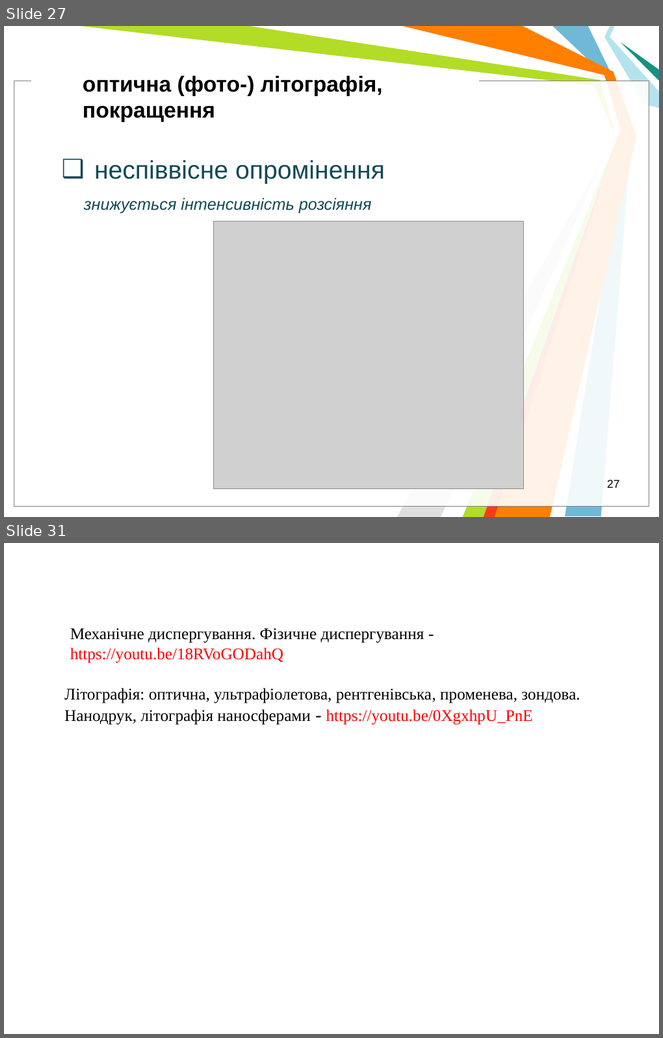
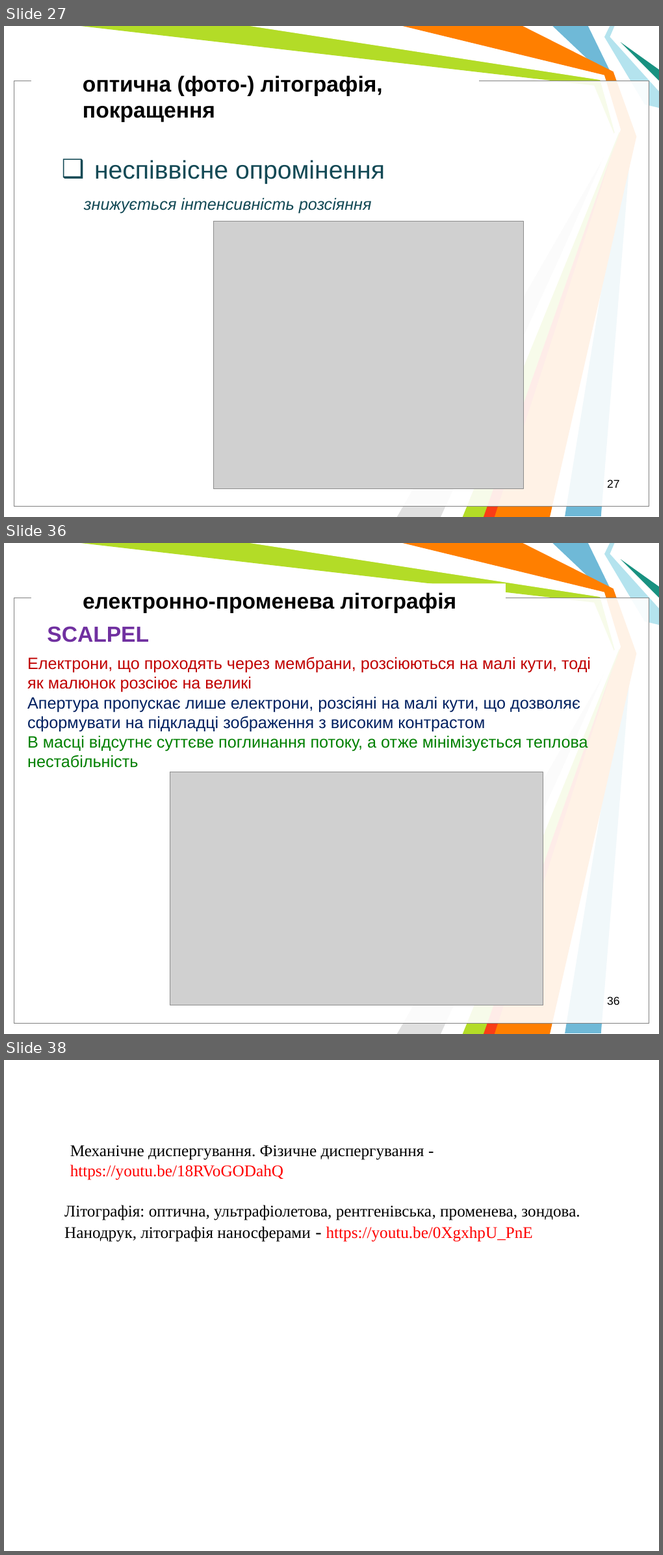
Before and after one commit to l432/NMK, a slide deck: Lecture/nanoSystem/2021_22/Present/OsnFizNanoV2.ppt. Shown one above the other, each under a label of ours: slides 27 and 31 before the commit, slides 27, 36 and 38 after it; the slides between them are not shown. The pictures are 663x1038 and 663x1555 pixels, drawn with LibreOffice and Linux fonts; fonts in the diff are those of the drawing; grey boxes stand for pictures; background and template pictures are left out. Boxes give left, top, right and bottom in pixels: in the first picture for what was removed or moved away, otherwise in the second. Text is boxed around its words. In the diff, an @@ line names an element or a change of style, - is before the commit and + after.

```diff
--- a/Lecture/nanoSystem/2021_22/Present/OsnFizNanoV2.ppt
+++ b/Lecture/nanoSystem/2021_22/Present/OsnFizNanoV2.ppt
@@ slide 36 added at [4,543,659,1034], background #FFFFFF; not listed: 11 template elements that a slide beside it also shows @@
@@ text added at [83,592,457,613], 24 pt, text #000000, bold @@
+електронно-променева літографія
@@ text added at [47,626,149,642], 24 pt, text #7030A0, bold @@
+SCALPEL
@@ text added at [27,657,591,768], 18 pt, text #002060 @@
+Електрони, що проходять через мембрани, розсіюються на малі кути, тоді як малюнок розсіює на великі
+Апертура пропускає лише електрони, розсіяні на малі кути, що дозволяє сформувати на підкладці зображення з високим контрастом
+В масці відсутнє суттєве поглинання потоку, а отже мінімізується теплова нестабільність
@@ picture added at [170,772,544,1006] @@
@@ page number added at [607,997,620,1005], 12.5 pt, text #000000 @@
+36
@@ what was slide 31 is now slide 38 @@
```
Also in this commit, not shown: 3 slides changed, 8 other slides added, 2 slides removed.
